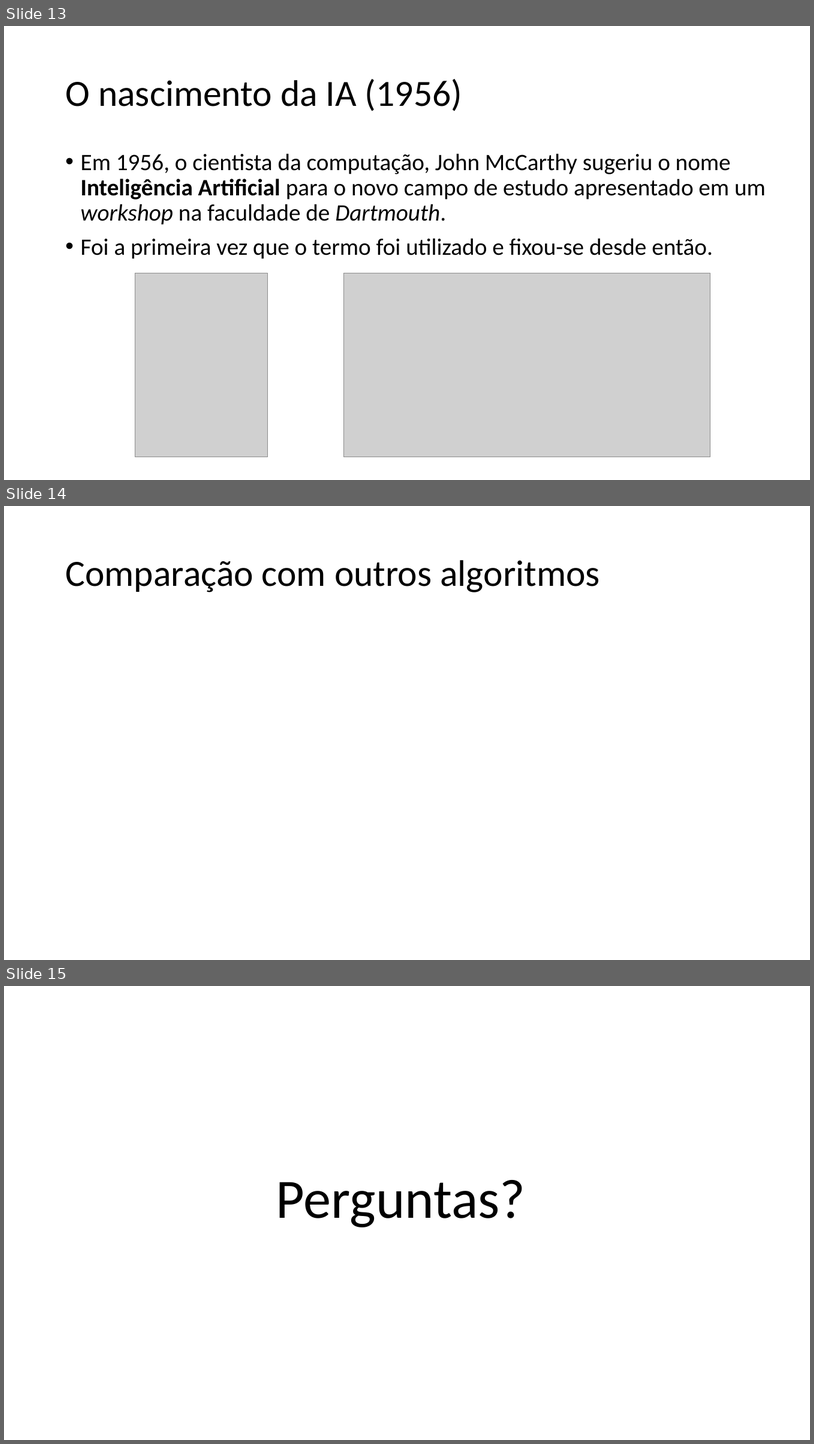
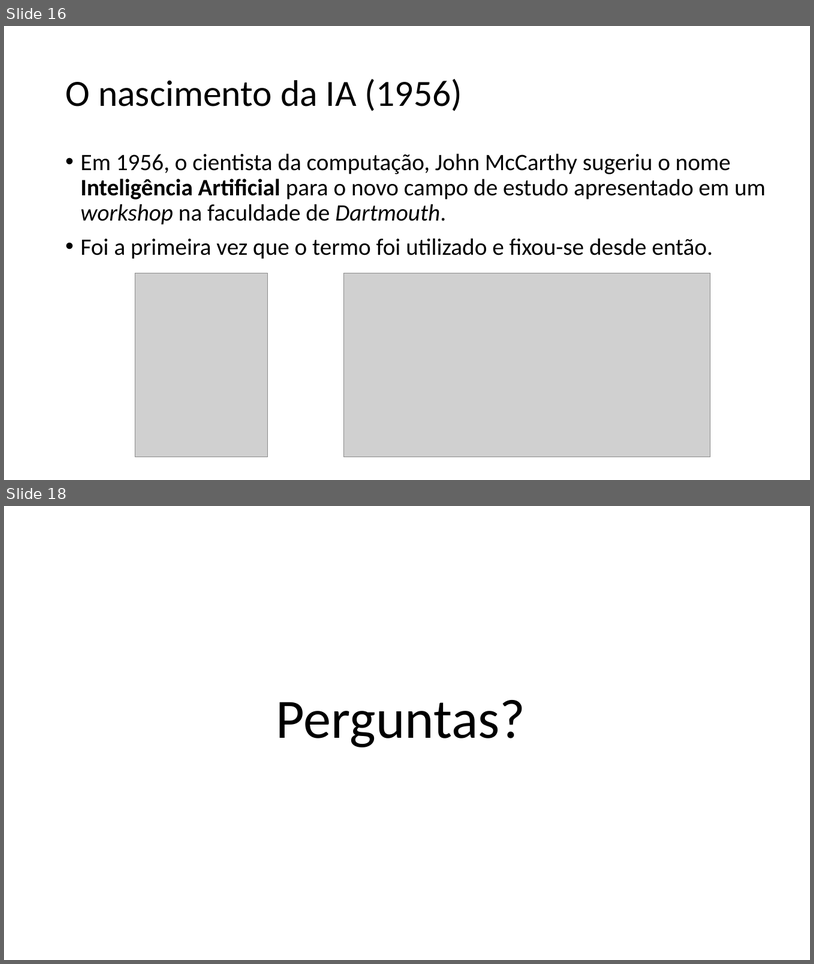
Before and after one commit to zz4fap/c24_inteligencia_artificial, a slide deck: slides/C24_Introdução.pptx. Shown one above the other, each under a label of ours: slides 13, 14 and 15 before the commit, slides 16 and 18 after it; the slides between them are not shown. The pictures are 814x1444 and 814x964 pixels, drawn with LibreOffice and Linux fonts; fonts in the diff are those of the drawing; grey boxes stand for pictures. Boxes give left, top, right and bottom in pixels: in the first picture for what was removed or moved away, otherwise in the second. Text is boxed around its words. In the diff, an @@ line names an element or a change of style, - is before the commit and + after.

```diff
--- a/slides/C24_Introdução.pptx
+++ b/slides/C24_Introdução.pptx
@@ slide 14 removed at (x1=4, y1=506, x2=810, y2=960), background #FFFFFF @@
@@ title removed at (x1=65, y1=560, x2=600, y2=592) @@
-Comparação com outros algoritmos
@@ what was slide 13 is now slide 16 @@
@@ what was slide 15 is now slide 18 @@
```
Also in this commit, not shown: 3 slides changed, 4 slides added.
